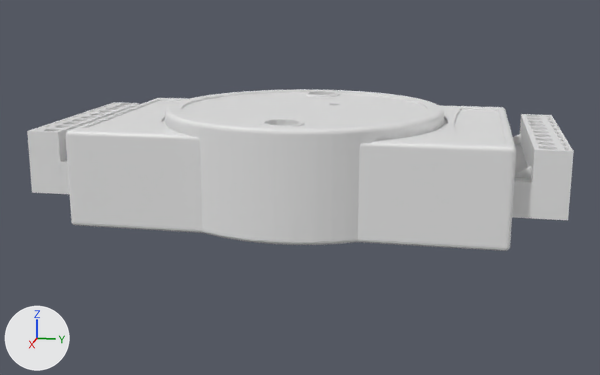
The OBJ model M3T/data/_body/io_485.obj, before and after one commit.
Rendered twice from a camera (50 mm lens) standing at (0.2064, 0.0402, 0.0563) and looking at (0.0001, -0.0011, 0.0047). Every picture has the same lights, and +X, +Y and +Z are marked at lower left. Where no turn or scale is listed for an object, it has been applied to the vertices.

Objects in the first picture: 'io_485'.
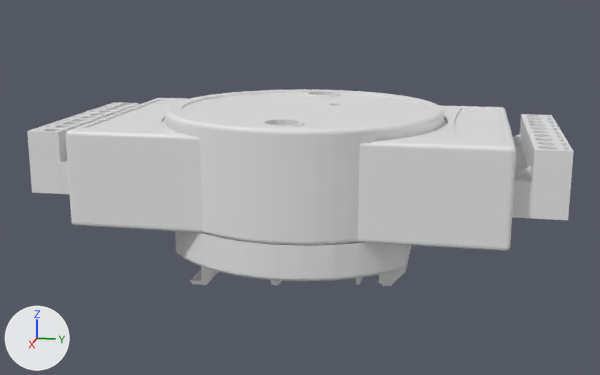
The newer file is also turned or shifted as a whole; pictures and numbers use the older file's frame.

Location of each change, (x1, y1, x2, y2) in pixels of the pictures (600 x 375 px):
'io_485', reshaped (21% taller)
    before: (27, 89, 574, 251)
    after: (27, 89, 574, 286)
part 1 of me_io_485, built on
    after: (175, 231, 412, 286)

Diff of the bpy script that builds the scene:
```diff
--- a/M3T/data/_body/io_485.obj.py
+++ b/M3T/data/_body/io_485.obj.py
@@ me_io_485 @@
 # used by ob_io_485; location = (0.0, 0.0, 0.0)
-me_io_485.from_pydata(...)  # 2100 vertices, 4200 faces; spans x -0.035..0.035, y -0.063..0.063, z 0.0..0.026
+me_io_485.from_pydata(...)  # 2521 vertices, 5046 faces; spans x -0.035..0.035, y -0.063..0.063, z -0.0175..0.026
+# me_io_485 part 1: 1 vertex moved from x -0.03, y -0.018, z 0.0009 to x -0.03, y -0.018, z 0.0008; 1 vertex removed from x -0.0295, y -0.0179, z 0.0001; 422 vertices added at x -0.035..0.035, y -0.028..0.028, z -0.0175..0.0001
```
